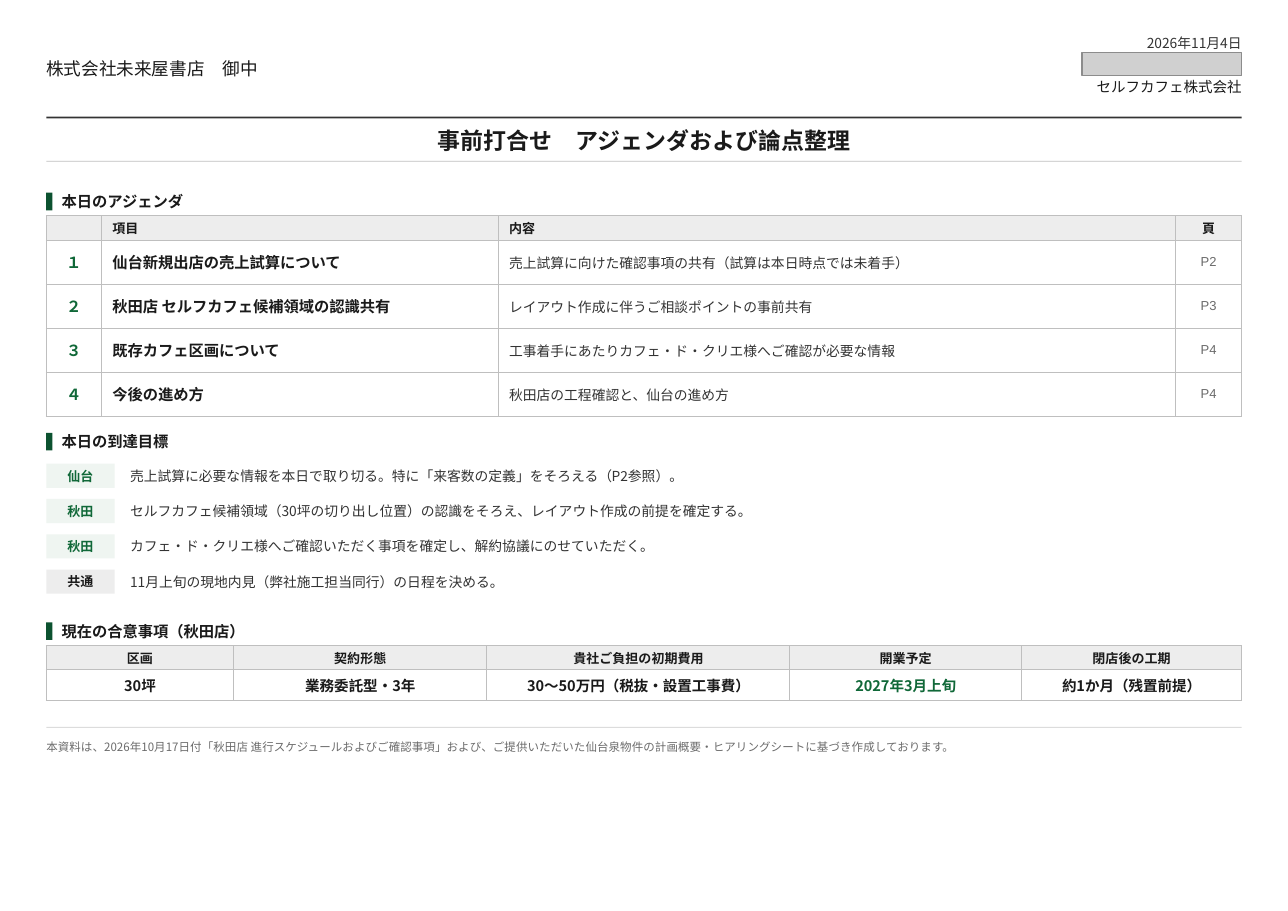
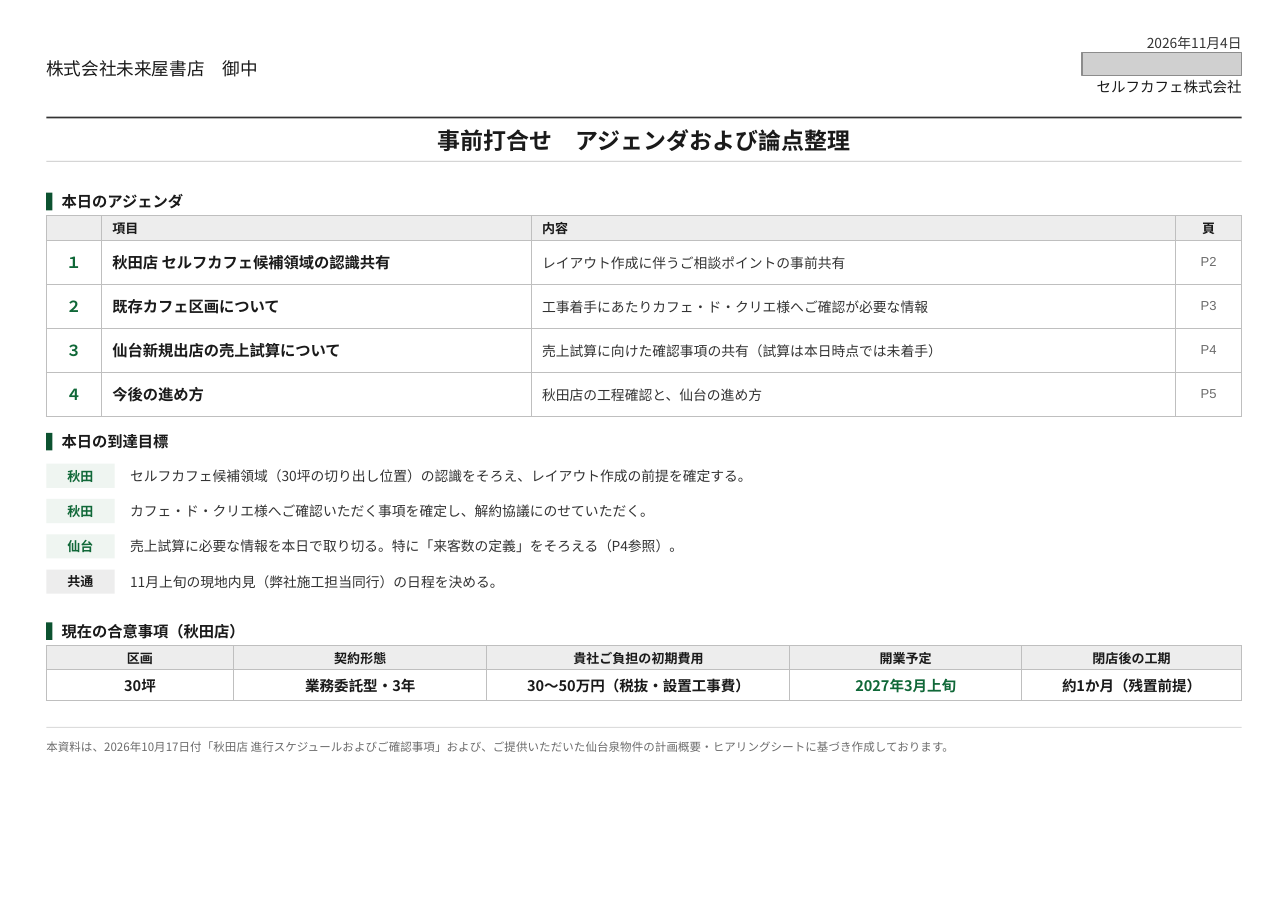
Before and after one commit to a5408071-cmd/suzuki-ceo, a slide deck: slide 1 of selfcafe-miraiya-kickoff-deck/mt-20261104.pptx. Drawn at 1288x911 pixels with LibreOffice and Linux fonts; fonts in the diff are those of the drawing; grey boxes stand for pictures. Boxes give left, top, right and bottom in pixels: in the first picture for what was removed or moved away, otherwise in the second. Text is boxed around its words. In the diff, an @@ line names an element or a change of style, - is before the commit and + after.

```diff
--- a/selfcafe-miraiya-kickoff-deck/mt-20261104.pptx
+++ b/selfcafe-miraiya-kickoff-deck/mt-20261104.pptx
@@ table at (46,216,1242,406) @@
-row 2, column 2: 仙台新規出店の売上試算について
+row 2, column 2: 秋田店 セルフカフェ候補領域の認識共有
-row 2, column 3: 売上試算に向けた確認事項の共有（試算は本日時点では未着手）
+row 2, column 3: レイアウト作成に伴うご相談ポイントの事前共有
-row 3, column 2: 秋田店 セルフカフェ候補領域の認識共有
+row 3, column 2: 既存カフェ区画について
-row 3, column 3: レイアウト作成に伴うご相談ポイントの事前共有
+row 3, column 3: 工事着手にあたりカフェ・ド・クリエ様へご確認が必要な情報
-row 4, column 2: 既存カフェ区画について
+row 4, column 2: 仙台新規出店の売上試算について
-row 4, column 3: 工事着手にあたりカフェ・ド・クリエ様へご確認が必要な情報
+row 4, column 3: 売上試算に向けた確認事項の共有（試算は本日時点では未着手）
-row 5, column 4: P4
+row 5, column 4: P5
@@ text "秋田": place and size @@
-text "秋田" at (67,540,93,552)
+text "秋田" at (67,470,93,482)
@@ text "セルフカフェ候補領域（30坪の切り出し位置）の認識をそろえ、レイアウト作成の前提を確定する。": place and size @@
-text "セルフカフェ候補領域（30坪の切り出し位置）の認識をそろえ、レイアウト作成の前提を確定する。" at (130,504,752,517)
+text "セルフカフェ候補領域（30坪の切り出し位置）の認識をそろえ、レイアウト作成の前提を確定する。" at (130,469,752,482)
@@ text "カフェ・ド・クリエ様へご確認いただく事項を確定し、解約協議にのせていただく。": place and size @@
-text "カフェ・ド・クリエ様へご確認いただく事項を確定し、解約協議にのせていただく。" at (130,539,654,552)
+text "カフェ・ド・クリエ様へご確認いただく事項を確定し、解約協議にのせていただく。" at (130,504,654,517)
@@ text "仙台": place and size @@
-text "仙台" at (67,470,93,482)
+text "仙台" at (67,540,93,552)
@@ text at (130,539,683,552): text changed @@
-売上試算に必要な情報を本日で取り切る。特に「来客数の定義」をそろえる（P2参照）。
+売上試算に必要な情報を本日で取り切る。特に「来客数の定義」をそろえる（P4参照）。
```
Also in this commit, not shown: 3 other slides changed, 1 slide added, 3 other files.
